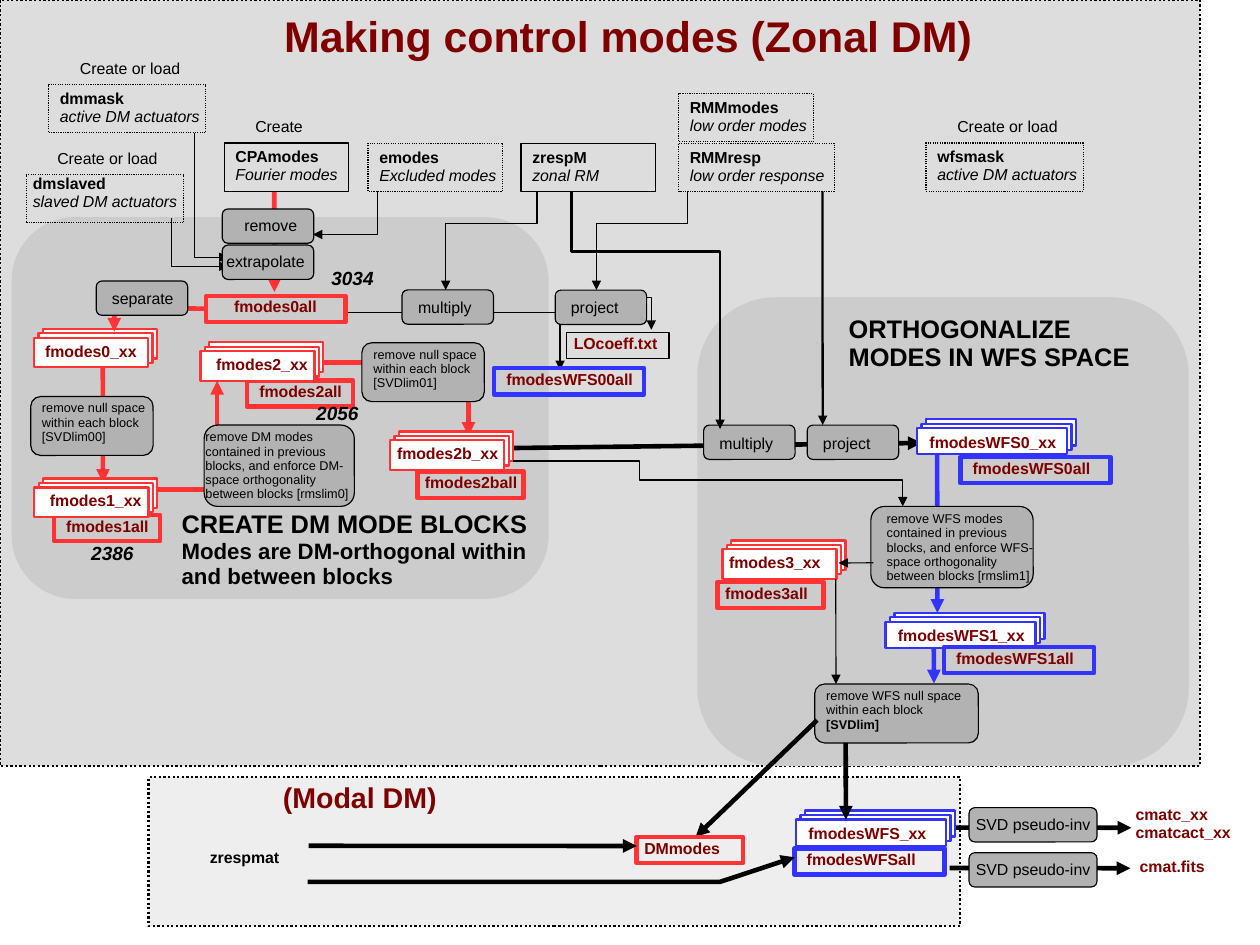
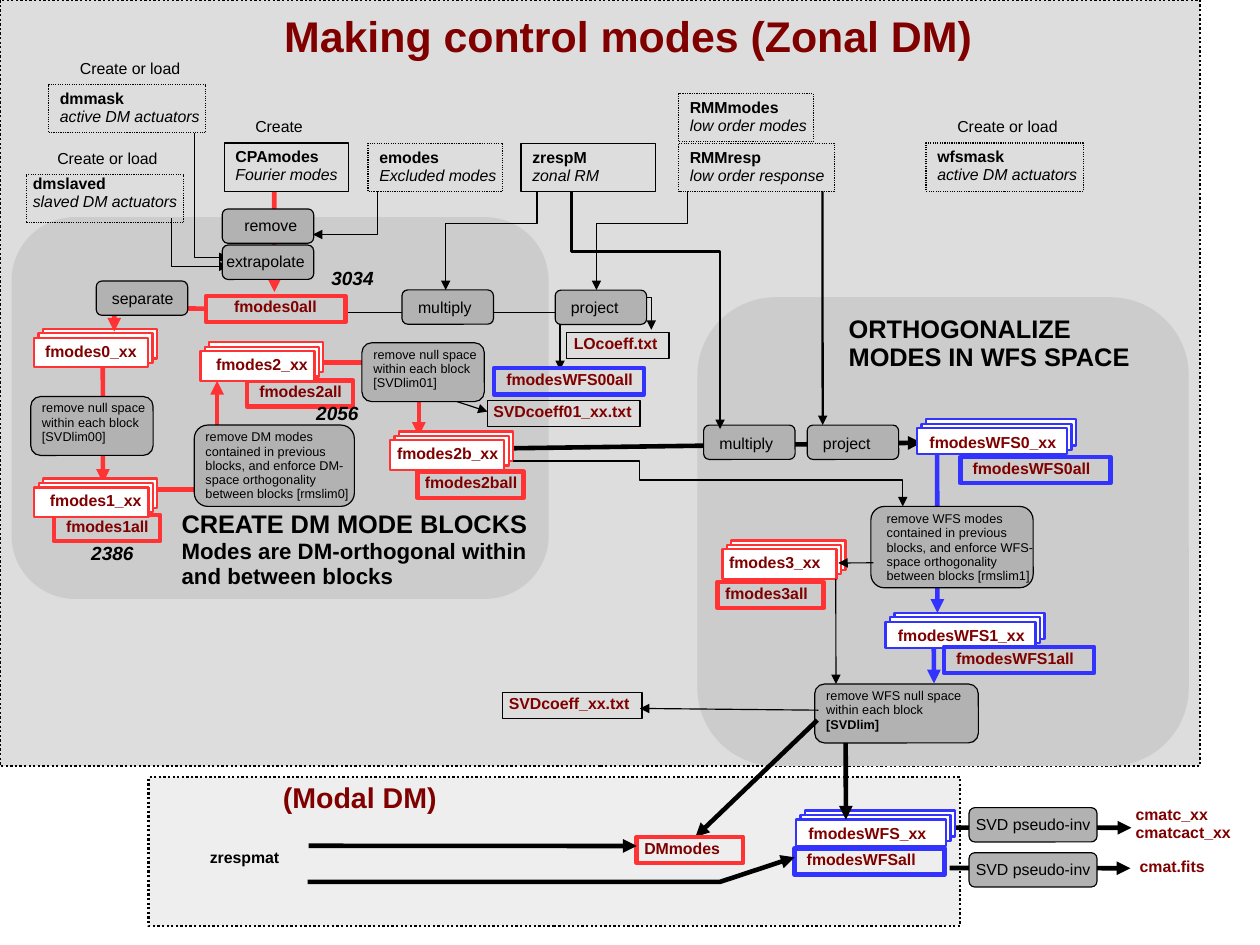
Before and after one commit to oguyon/Cfits, a slide deck: slide 5 of src/AOloopControl/doc/AOloopControl_figs.ppt. Drawn at 1260x945 pixels with LibreOffice and Linux fonts; fonts in the diff are those of the drawing. Boxes give left, top, right and bottom in pixels: in the first picture for what was removed or moved away, otherwise in the second. Text is boxed around its words. In the diff, an @@ line names an element or a change of style, - is before the commit and + after.

```diff
--- a/src/AOloopControl/doc/AOloopControl_figs.ppt
+++ b/src/AOloopControl/doc/AOloopControl_figs.ppt
@@ freeform shape: place and size @@
-freeform shape at (319,362,469,436)
+freeform shape at (270,362,420,436)
@@ arrow added from (457, 401) to (488, 412), #000000 0.74 pt @@
@@ rectangle added at (488,400,641,426), outline #000000 0.74 pt @@
@@ text added at (493,405,631,419), 10 pt, text #800000, bold @@
+SVDcoeff01_xx.txt
@@ rounded rectangle: place and size @@
-rounded rectangle at (205,425,354,507)
+rounded rectangle at (194,425,354,507)
@@ rectangle added at (503,693,643,719), outline #000000 0.74 pt @@
@@ text added at (509,697,629,711), 10 pt, text #800000, bold @@
+SVDcoeff_xx.txt
@@ arrow added from (819, 710) to (640, 709), #000000 0.74 pt @@
```
Also in this commit, not shown: 3 other slides changed, 1 slide added, 3 other files.
